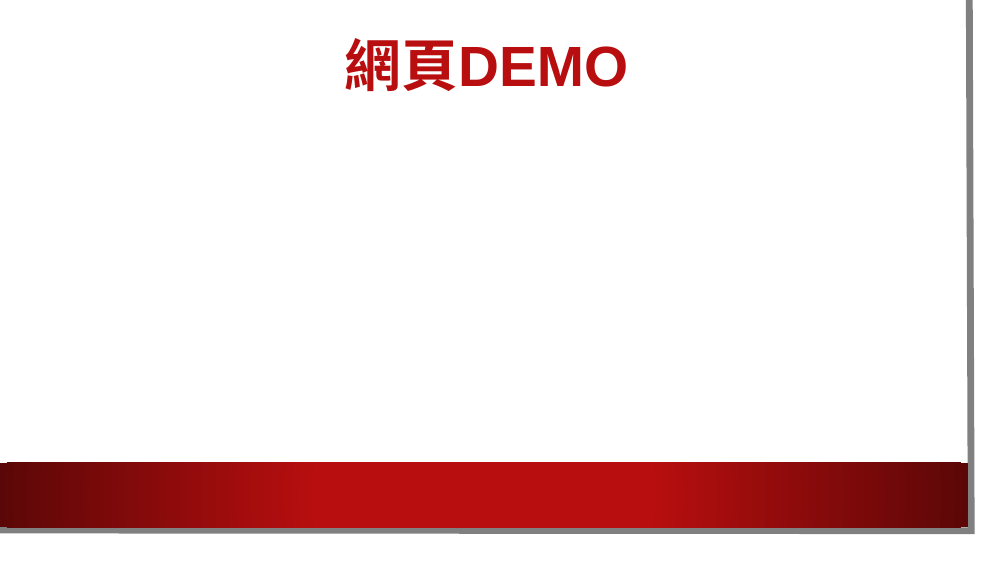
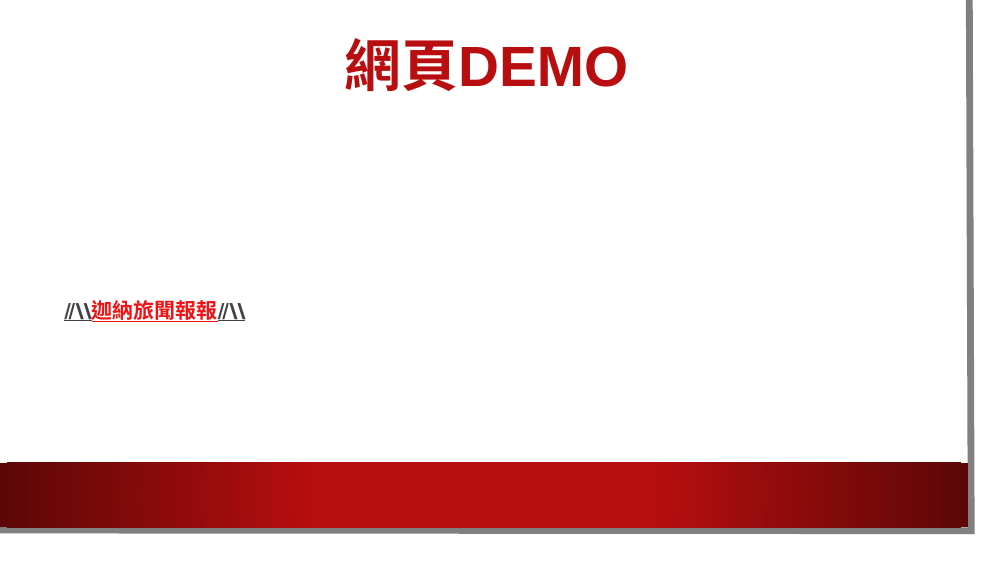
Before and after one commit to Twinklenoods/ChageBOX_web, a slide deck: slide 9 of sql/摩爾迦納旅聞報報.pptx. Drawn at 1008x567 pixels with LibreOffice and Linux fonts; fonts in the diff are those of the drawing; background and template pictures are left out. Boxes give left, top, right and bottom in pixels: in the first picture for what was removed or moved away, otherwise in the second. Text is boxed around its words. In the diff, an @@ line names an element or a change of style, - is before the commit and + after.

```diff
--- a/sql/摩爾迦納旅聞報報.pptx
+++ b/sql/摩爾迦納旅聞報報.pptx
@@ text added at <box>64,300,245,322</box>, 20 pt, text #424242, bold, underline @@
+//\\迦納旅聞報報//\\
```
Also in this commit, not shown: 9 other files.
